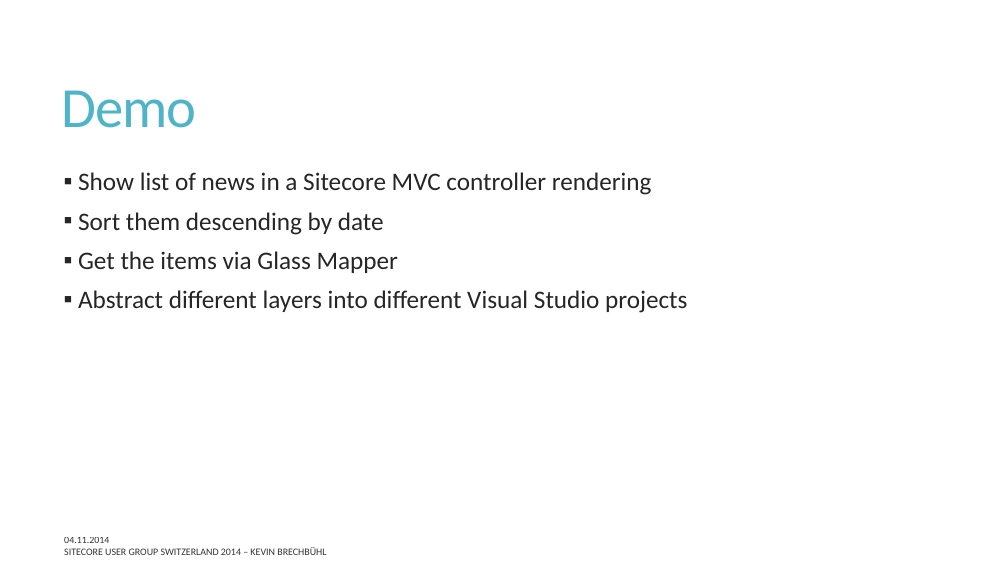
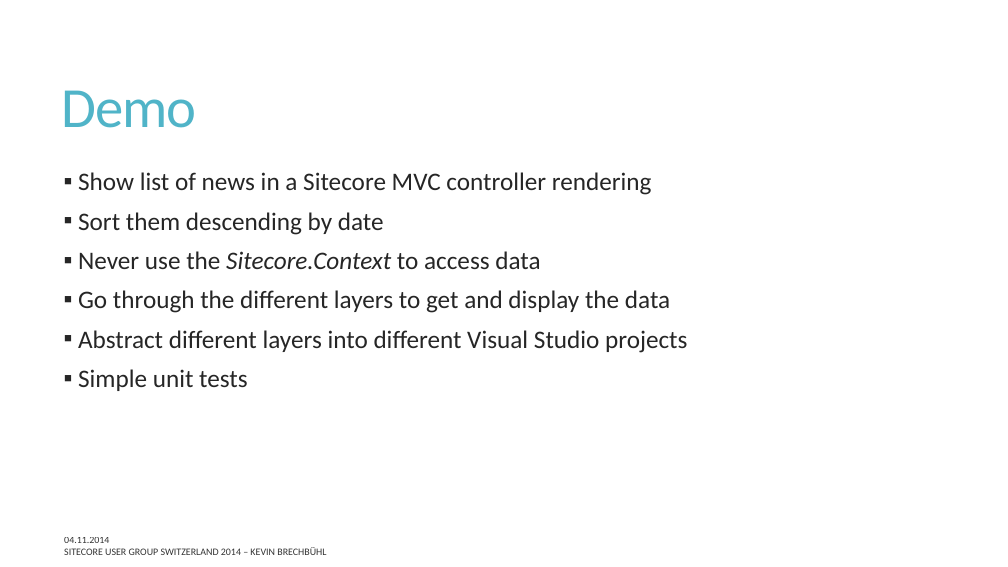
Before and after one commit to SUGCH/ThreeLayeredArchitectureWithSitecore, a slide deck: slide 12 of doc/ThreeLayeredArchitectureWithSitecore.pptx. Drawn at 1008x567 pixels with LibreOffice and Linux fonts; fonts in the diff are those of the drawing. Boxes give left, top, right and bottom in pixels: in the first picture for what was removed or moved away, otherwise in the second. Text is boxed around its words. In the diff, an @@ line names an element or a change of style, - is before the commit and + after.

```diff
--- a/doc/ThreeLayeredArchitectureWithSitecore.pptx
+++ b/doc/ThreeLayeredArchitectureWithSitecore.pptx
@@ text at box(78, 251, 670, 313): text changed @@
-▪ Get the items via Glass Mapper
+▪ Never use the Sitecore.Context to access data
+▪ Go through the different layers to get and display the data
@@ text at box(78, 369, 248, 391): paragraph added @@
+▪ Simple unit tests
```
Also in this commit, not shown: 8 other slides changed.
